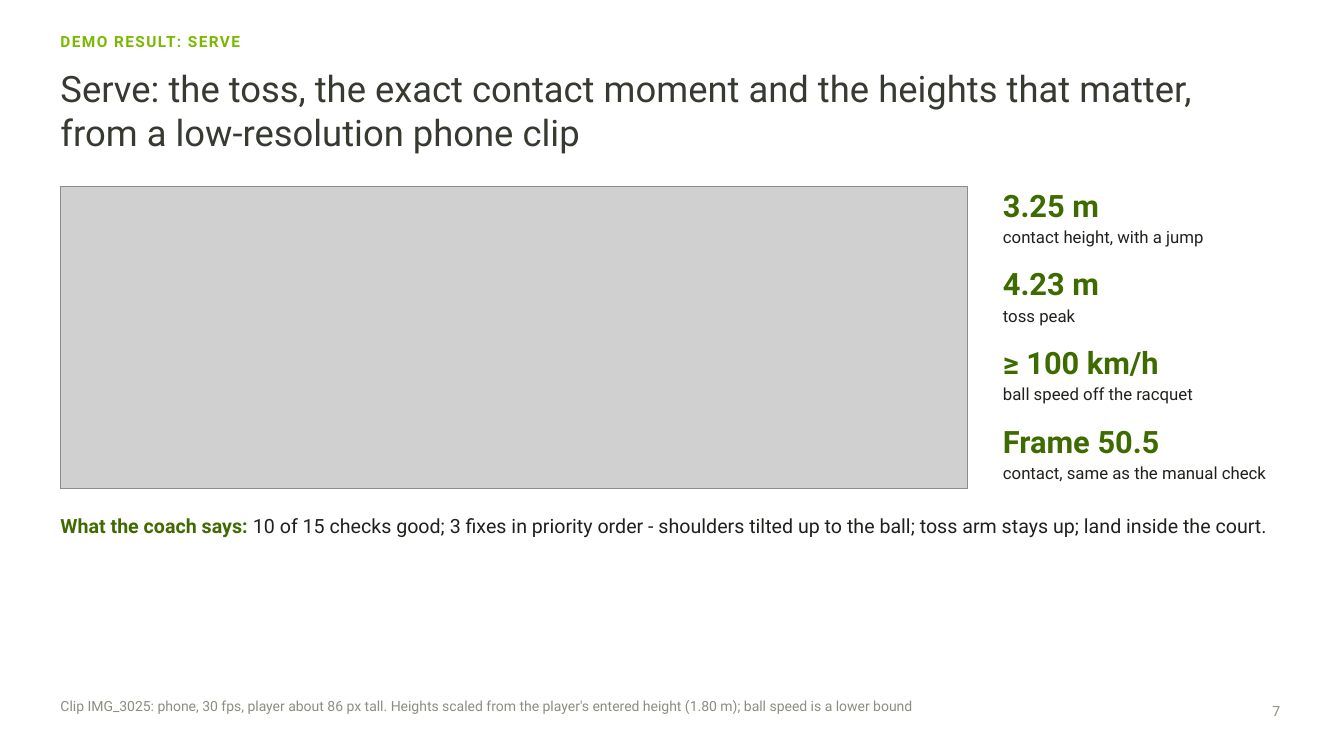
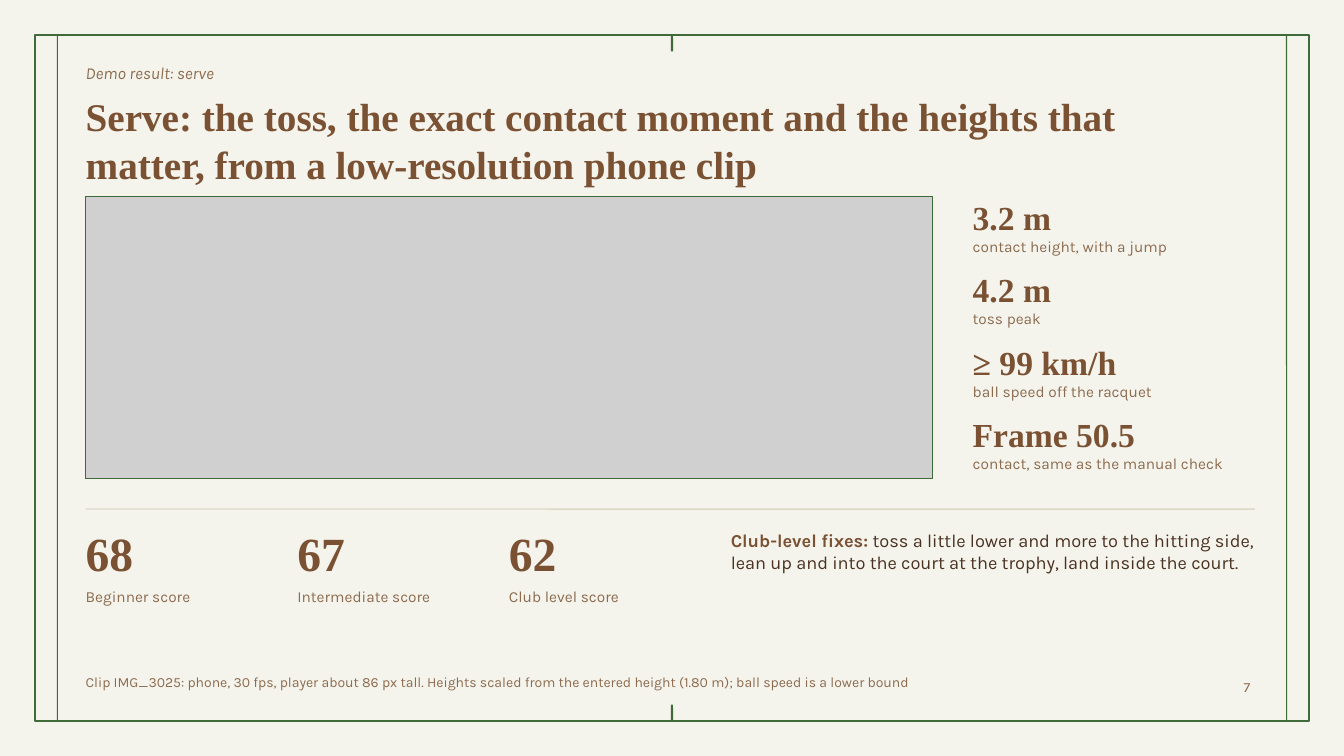
Before and after one commit to jjsk-projects/tennis-ai-edge, a slide deck: slide 7 of pitch/Centre_Court_pitch.pptx. Drawn at 1344x756 pixels with LibreOffice and Linux fonts; fonts in the diff are those of the drawing; grey boxes stand for pictures; background and template pictures are left out. Boxes give left, top, right and bottom in pixels: in the first picture for what was removed or moved away, otherwise in the second. Text is boxed around its words. In the diff, an @@ line names an element or a change of style, - is before the commit and + after.

```diff
--- a/pitch/Centre_Court_pitch.pptx
+++ b/pitch/Centre_Court_pitch.pptx
@@ background #FFFFFF to #F5F4EC @@
@@ rectangle added at box(35, 35, 1309, 721), outline #3F6B3A 1.5 pt @@
@@ line added from (57, 35) to (57, 721), #3F6B3A 0.75 pt @@
@@ line added from (673, 35) to (673, 51), #3F6B3A 1.5 pt @@
@@ line added from (1287, 35) to (1287, 721), #3F6B3A 0.75 pt @@
@@ text at box(86, 67, 214, 79): text changed; size 11 to 12 pt; font Roboto to Karla; text colour #79BA00 to #8C6B4F; bold off; italic on @@
-DEMO RESULT: SERVE
+Demo result: serve
@@ title "Serve: the toss, the exact ...": place and size @@
-title "Serve: the toss, the exact ..." at box(60, 74, 1191, 154)
+title "Serve: the toss, the exact ..." at box(86, 104, 1115, 186)
@@ title "Serve: the toss, the exact ..." at box(86, 104, 1115, 186): size 26 to 28 pt, font Roboto to Times New Roman, text colour #373A31 to #7A5233, bold on @@
@@ picture: place and size @@
-picture at box(60, 187, 968, 489)
+picture at box(86, 197, 933, 479)
@@ rectangle added at box(86, 197, 933, 479), outline #3F6B3A 1 pt @@
@@ text at box(973, 207, 1051, 231): text changed; size 22 to 24 pt; font Roboto to Times New Roman; text colour #3E6B00 to #7A5233 @@
-3.25 m
+3.2 m
@@ text "contact height, with a jump": place and size @@
-text "contact height, with a jump" at box(1003, 230, 1203, 247)
+text "contact height, with a jump" at box(973, 241, 1167, 256)
@@ text at box(973, 279, 1051, 303): text changed; size 22 to 24 pt; font Roboto to Times New Roman; text colour #3E6B00 to #7A5233 @@
-4.23 m
+4.2 m
@@ text "toss peak": place and size @@
-text "toss peak" at box(1003, 309, 1075, 326)
+text "toss peak" at box(973, 313, 1041, 328)
@@ text at box(999, 351, 1116, 376): text changed; size 22 to 24 pt; font Roboto to Times New Roman; text colour #3E6B00 to #7A5233 @@
-≥ 100 km/h
+≥ 99 km/h
@@ text "ball speed off the racquet": place and size @@
-text "ball speed off the racquet" at box(1003, 387, 1192, 404)
+text "ball speed off the racquet" at box(973, 386, 1152, 401)
@@ text "Frame 50.5": place and size @@
-text "Frame 50.5" at box(1003, 430, 1160, 454)
+text "Frame 50.5" at box(973, 424, 1135, 448)
@@ text "Frame 50.5" at box(973, 424, 1135, 448): size 22 to 24 pt, font Roboto to Times New Roman, text colour #3E6B00 to #7A5233 @@
@@ size 12 to 11 pt, font Roboto to Karla, text colour #1F211C to #8C6B4F in 4 elements at box(973, 386, 1152, 401), box(973, 313, 1041, 328), box(973, 241, 1167, 256), box(973, 458, 1223, 471) @@
@@ text "contact, same as the manual ...": place and size @@
-text "contact, same as the manual ..." at box(1003, 466, 1266, 481)
+text "contact, same as the manual ..." at box(973, 458, 1223, 471)
@@ line added from (86, 509) to (1255, 509), #DCD8C8 1 pt @@
@@ text removed at box(60, 518, 1267, 537) @@
-What the coach says: 10 of 15 checks good; 3 fixes in priority order - shoulders tilted up to the ball; toss arm stays up; land inside the court.
@@ text added at box(86, 539, 134, 572), 34 pt, text #7A5233, bold @@
+68
@@ text added at box(297, 539, 345, 572), 34 pt, text #7A5233, bold @@
+67
@@ text added at box(509, 539, 557, 572), 34 pt, text #7A5233, bold @@
+62
@@ text added at box(731, 534, 1254, 574), 13 pt, text #4A3121 @@
+Club-level fixes: toss a little lower and more to the hitting side, lean up and into the court at the trophy, land inside the court.
@@ text added at box(86, 591, 190, 606), 11 pt, text #8C6B4F @@
+Beginner score
@@ text added at box(297, 591, 430, 602), 11 pt, text #8C6B4F @@
+Intermediate score
@@ text added at box(509, 591, 619, 602), 11 pt, text #8C6B4F @@
+Club level score
@@ text at box(86, 677, 909, 691): text changed; font Roboto to Karla; text colour #8A8F80 to #8C6B4F @@
-Clip IMG_3025: phone, 30 fps, player about 86 px tall. Heights scaled from the player's entered height (1.80 m); ball speed is a lower bound
+Clip IMG_3025: phone, 30 fps, player about 86 px tall. Heights scaled from the entered height (1.80 m); ball speed is a lower bound
@@ page number: place and size @@
-page number at box(1272, 706, 1280, 716)
+page number at box(1244, 683, 1251, 692)
@@ page number at box(1244, 683, 1251, 692): font Roboto to Karla, text colour #8A8F80 to #8C6B4F @@
@@ line added from (673, 705) to (673, 721), #3F6B3A 1.5 pt @@
```
Also in this commit, not shown: 8 other slides changed, 2 slides added, 2 slides removed, 33 other files.
